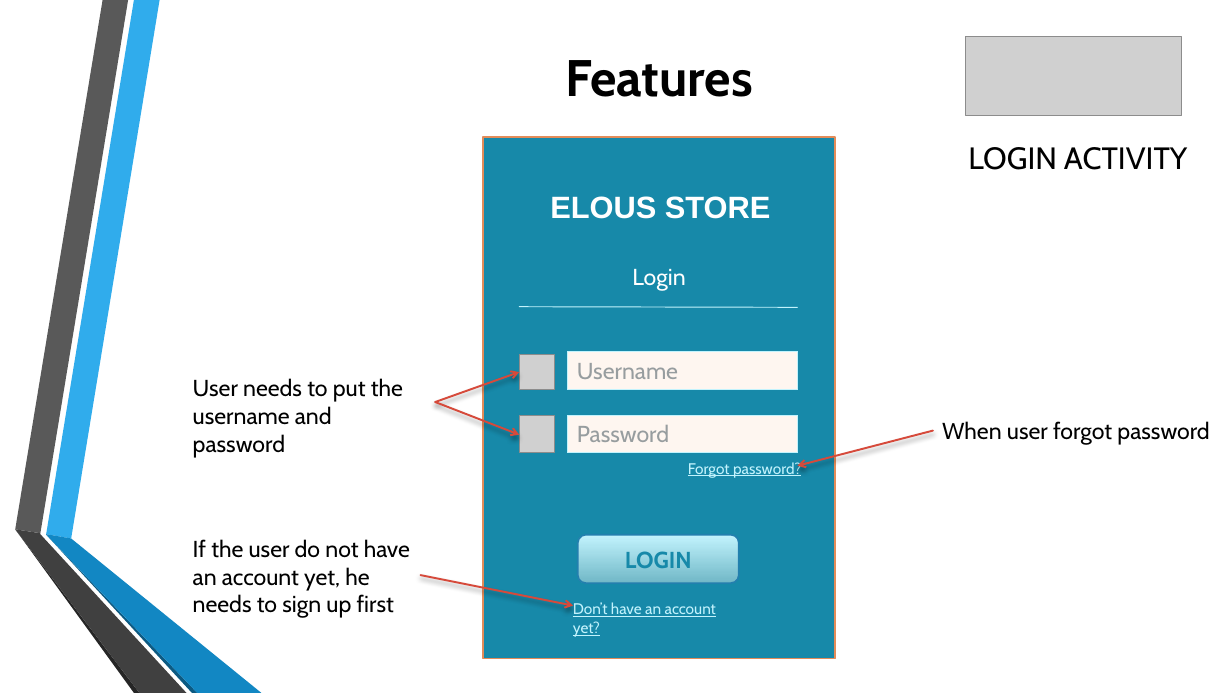
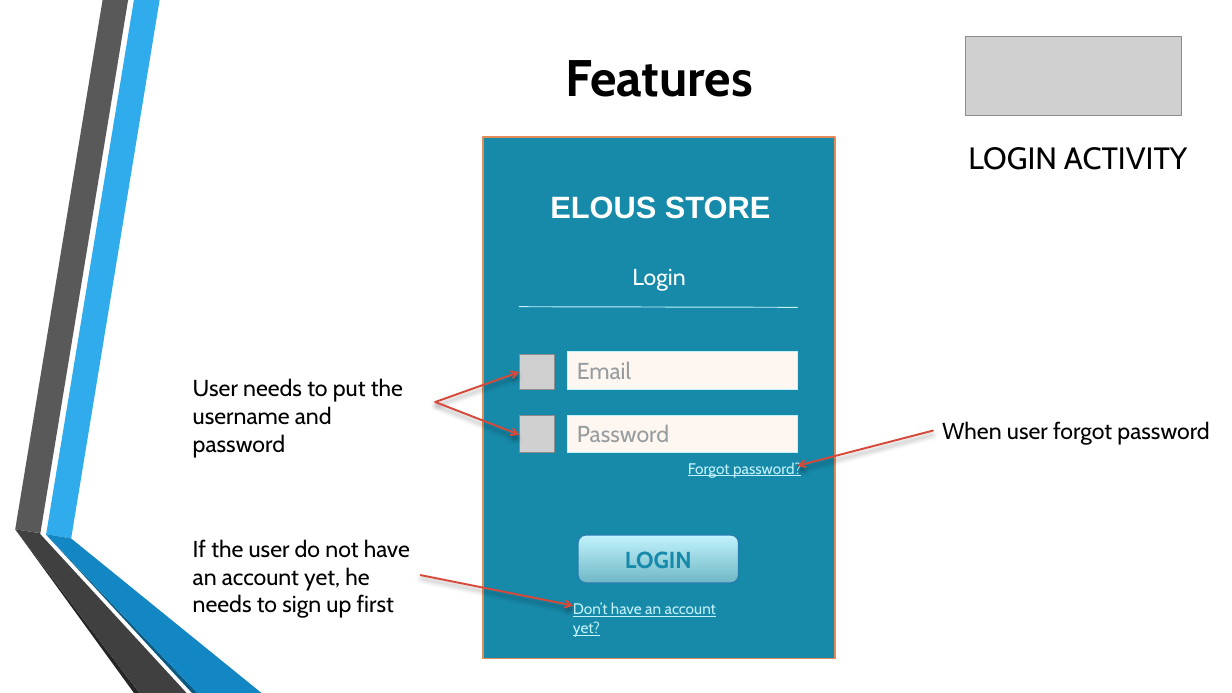
Before and after one commit to jgtadeo/Project--MOBAPPL, a slide deck: slide 5 of Mobile Application.pptx. Drawn at 1232x693 pixels with LibreOffice and Linux fonts; fonts in the diff are those of the drawing; grey boxes stand for pictures; background and template pictures are left out. Boxes give left, top, right and bottom in pixels: in the first picture for what was removed or moved away, otherwise in the second. Text is boxed around its words. In the diff, an @@ line names an element or a change of style, - is before the commit and + after.

```diff
--- a/Mobile Application.pptx
+++ b/Mobile Application.pptx
@@ text in rectangle at [577, 362, 631, 379]: text changed @@
-Username
+Email
```
Also in this commit, not shown: 8 other slides changed, 2 slides added.
